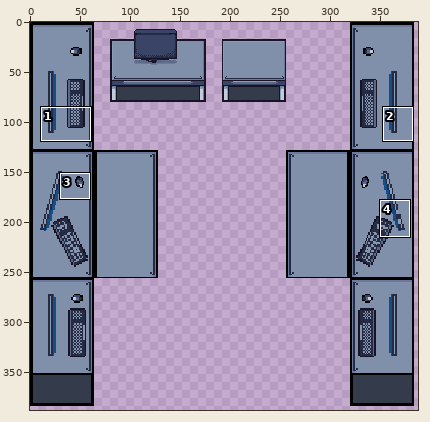
File history of a pixel-art file, assets/sprites/tilesets/side-desk.aseprite. The first picture is a wide view before the edit; the outline marks the close-up.
Close-up. The starting point:
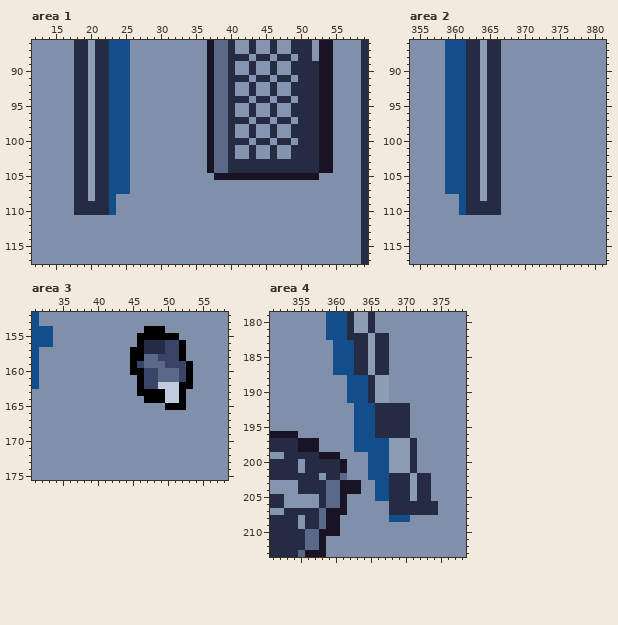
413x437 pixels, 1 frame. Colours within 5 levels of each other are drawn and written as one. Shown: area 1: x 12..59, y 86..117; area 2: x 354..381, y 86..117; area 3: x 31..58, y 152..175; area 4: x 351..378, y 179..213. The wide view leaves out empty margins. The commit also changed other parts of the picture, which this record leaves out.
After:
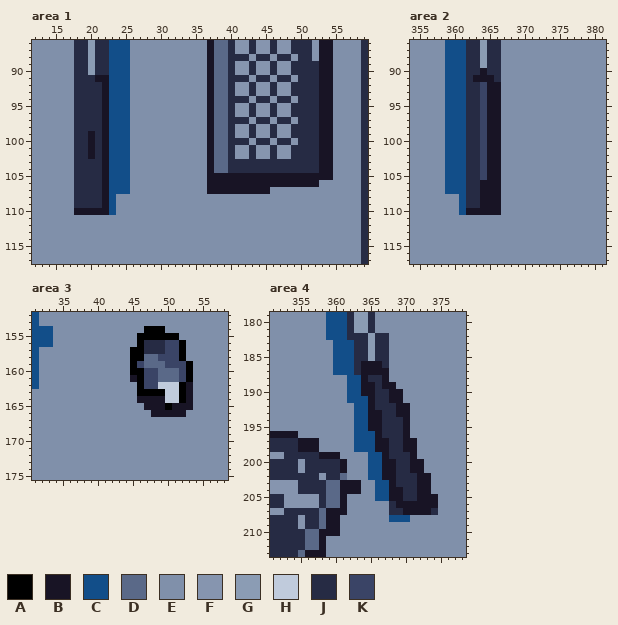
Palette (. is transparent): A #000000  B #181425  C #124e89  D #5a6988  E #8090aa  F #8695af  G #8b9cb4  H #c0cbdc  J #262b44  K #3a4466
Edits made:
--- area 1
@@ x 12..59 @@
  90 EEEEEEJJGJJCCCEEEEEEEEEEEBDDJFFJFFJFFJJJJBBEEEEJ
- 91 EEEEEEJJGJJCCCEEEEEEEEEEEBDDJJJFJJFJJFJJJBBEEEEJ
- 92 EEEEEEJJGJJCCCEEEEEEEEEEEBDDJFFJFFJFFJJJJBBEEEEJ
- 93 EEEEEEJJGJJCCCEEEEEEEEEEEBDDJFFJFFJFFJJJJBBEEEEJ
- 94 EEEEEEJJGJJCCCEEEEEEEEEEEBDDJJJFJJFJJFJJJBBEEEEJ
- 95 EEEEEEJJGJJCCCEEEEEEEEEEEBDDJFFJFFJFFJJJJBBEEEEJ
- 96 EEEEEEJJGJJCCCEEEEEEEEEEEBDDJFFJFFJFFJJJJBBEEEEJ
- 97 EEEEEEJJGJJCCCEEEEEEEEEEEBDDJJJFJJFJJFJJJBBEEEEJ
- 98 EEEEEEJJGJJCCCEEEEEEEEEEEBDDJFFJFFJFFJJJJBBEEEEJ
- 99 EEEEEEJJGJJCCCEEEEEEEEEEEBDDJFFJFFJFFJJJJBBEEEEJ
-100 EEEEEEJJGJJCCCEEEEEEEEEEEBDDJJJFJJFJJFJJJBBEEEEJ
-101 EEEEEEJJGJJCCCEEEEEEEEEEEBDDJFFJFFJFFJJJJBBEEEEJ
-102 EEEEEEJJGJJCCCEEEEEEEEEEEBDDJFFJFFJFFJJJJBBEEEEJ
-103 EEEEEEJJGJJCCCEEEEEEEEEEEBDDJJJJJJJJJJJJJBBEEEEJ
-104 EEEEEEJJGJJCCCEEEEEEEEEEEBDDJJJJJJJJJJJJJBBEEEEJ
-105 EEEEEEJJGJJCCCEEEEEEEEEEEEBBBBBBBBBBBBBBBEEEEEEJ
-106 EEEEEEJJGJJCCCEEEEEEEEEEEEEEEEEEEEEEEEEEEEEEEEEJ
-107 EEEEEEJJGJJCCCEEEEEEEEEEEEEEEEEEEEEEEEEEEEEEEEEJ
-108 EEEEEEJJGJJCEEEEEEEEEEEEEEEEEEEEEEEEEEEEEEEEEEEJ
-109 EEEEEEJJJJJCEEEEEEEEEEEEEEEEEEEEEEEEEEEEEEEEEEEJ
-110 EEEEEEJJJJJCEEEEEEEEEEEEEEEEEEEEEEEEEEEEEEEEEEEJ
+ 91 EEEEEEJJJBBCCCEEEEEEEEEEEBDDJJJFJJFJJFJJJBBEEEEJ
+ 92 EEEEEEJJJJBCCCEEEEEEEEEEEBDDJFFJFFJFFJJJJBBEEEEJ
+ 93 EEEEEEJJJJBCCCEEEEEEEEEEEBDDJFFJFFJFFJJJJBBEEEEJ
+ 94 EEEEEEJJJJBCCCEEEEEEEEEEEBDDJJJFJJFJJFJJJBBEEEEJ
+ 95 EEEEEEJJJJBCCCEEEEEEEEEEEBDDJFFJFFJFFJJJJBBEEEEJ
+ 96 EEEEEEJJJJBCCCEEEEEEEEEEEBDDJFFJFFJFFJJJJBBEEEEJ
+ 97 EEEEEEJJJJBCCCEEEEEEEEEEEBDDJJJFJJFJJFJJJBBEEEEJ
+ 98 EEEEEEJJJJBCCCEEEEEEEEEEEBDDJFFJFFJFFJJJJBBEEEEJ
+ 99 EEEEEEJJBJBCCCEEEEEEEEEEEBDDJFFJFFJFFJJJJBBEEEEJ
+100 EEEEEEJJBJBCCCEEEEEEEEEEEBDDJJJFJJFJJFJJJBBEEEEJ
+101 EEEEEEJJBJBCCCEEEEEEEEEEEBDDJFFJFFJFFJJJJBBEEEEJ
+102 EEEEEEJJBJBCCCEEEEEEEEEEEBDDJFFJFFJFFJJJJBBEEEEJ
+103 EEEEEEJJJJBCCCEEEEEEEEEEEBDDJJJJJJJJJJJJJBBEEEEJ
+104 EEEEEEJJJJBCCCEEEEEEEEEEEBDDJJJJJJJJJJJJJBBEEEEJ
+105 EEEEEEJJJJBCCCEEEEEEEEEEEBBBBBBBBBBBBBBBBBBEEEEJ
+106 EEEEEEJJJJBCCCEEEEEEEEEEEBBBBBBBBBBBBBBBBEEEEEEJ
+107 EEEEEEJJJJBCCCEEEEEEEEEEEBBBBBBBBBEEEEEEEEEEEEEJ
+108 EEEEEEJJJJBCEEEEEEEEEEEEEEEEEEEEEEEEEEEEEEEEEEEJ
+109 EEEEEEJJJJBCEEEEEEEEEEEEEEEEEEEEEEEEEEEEEEEEEEEJ
+110 EEEEEEBBBBBCEEEEEEEEEEEEEEEEEEEEEEEEEEEEEEEEEEEJ
 111 EEEEEEEEEEEEEEEEEEEEEEEEEEEEEEEEEEEEEEEEEEEEEEEJ
--- area 2
@@ x 360..368 @@
  89 CCJJGJJEE
- 90 CCJJGJJEE
- 91 CCJJGJJEE
- 92 CCJJGJJEE
- 93 CCJJGJJEE
- 94 CCJJGJJEE
- 95 CCJJGJJEE
- 96 CCJJGJJEE
- 97 CCJJGJJEE
- 98 CCJJGJJEE
- 99 CCJJGJJEE
-100 CCJJGJJEE
-101 CCJJGJJEE
-102 CCJJGJJEE
-103 CCJJGJJEE
-104 CCJJGJJEE
-105 CCJJGJJEE
-106 CCJJGJJEE
-107 CCJJGJJEE
-108 ECJJGJJEE
-109 ECJJJJJEE
-110 ECJJJJJEE
+ 90 CCJJBJJEE
+ 91 CCJBBBJEE
+ 92 CCJJKBBEE
+ 93 CCJJKBBEE
+ 94 CCJJKBBEE
+ 95 CCJJKBBEE
+ 96 CCJJKBBEE
+ 97 CCJJKBBEE
+ 98 CCJJKBBEE
+ 99 CCJJKBBEE
+100 CCJJKBBEE
+101 CCJJKBBEE
+102 CCJJKBBEE
+103 CCJJKBBEE
+104 CCJJKBBEE
+105 CCJJKBBEE
+106 CCJJBBBEE
+107 CCJJBBBEE
+108 ECJJBBBEE
+109 ECJJBBBEE
+110 ECBBBBBEE
 111 EEEEEEEEE
--- area 3
@@ x 43..55 @@
 160 EEAAKKDDDKAEE
-161 EEEAKKDDDKAEE
-162 EEEAKKHHHAAEE
-163 EEEAAAAHHAEEE
-164 EEEEAAAHHAEEE
-165 EEEEEEEAAAEEE
-166 EEEEEEEEEEEEE
+161 EEBAKKDDDKAEE
+162 EEEAKKHHHABEE
+163 EEEAAAAHHABEE
+164 EEEBBBBHHABEE
+165 EEEEBBBABBBEE
+166 EEEEEBBBBBEEE
 167 EEEEEEEEEEEEE
--- area 4
@@ x 362..376 @@
 185 CJJGJJEEEEEEEEE
-186 CJJGJJEEEEEEEEE
-187 CJJGJJEEEEEEEEE
-188 CCCJGGEEEEEEEEE
-189 CCCJGGEEEEEEEEE
-190 CCCJGGEEEEEEEEE
-191 CCCJGGEEEEEEEEE
-192 ECCCJJJJJEEEEEE
-193 ECCCJJJJJEEEEEE
-194 ECCCJJJJJEEEEEE
-195 ECCCJJJJJEEEEEE
-196 ECCCJJJJJEEEEEE
-197 ECCCCCGGGJEEEEE
-198 ECCCCCGGGJEEEEE
-199 EEECCCGGGJEEEEE
-200 EEECCCGGGJEEEEE
-201 EEECCCGGGJEEEEE
-202 EEECCCJJJGJJEEE
-203 BBEECCJJJGJJEEE
-204 BBEECCJJJGJJEEE
-205 EEEECCJJJGJJEEE
-206 EEEEEEJJJJJJJEE
-207 EEEEEEJJJJJJJEE
+186 CJBBBJEEEEEEEEE
+187 CJBBBBEEEEEEEEE
+188 CCBJJBEEEEEEEEE
+189 CCBBJBBEEEEEEEE
+190 CCBBJJBBEEEEEEE
+191 CCCBJJBBEEEEEEE
+192 ECCBJJJBBEEEEEE
+193 ECCBBJJBBEEEEEE
+194 ECCBBJJJBEEEEEE
+195 ECCBBJJJBEEEEEE
+196 ECCCBJJJBEEEEEE
+197 ECCCBBJJBBEEEEE
+198 ECCCBBJJBBEEEEE
+199 EEECCBJJJBEEEEE
+200 EEECCBBJJBBEEEE
+201 EEECCBBJJBBEEEE
+202 EEECCBBJJJBBEEE
+203 BBEECCBJJJBBEEE
+204 BBEECCBBJJBBEEE
+205 EEEECCBBJJBBBEE
+206 EEEEEEJBBBBBBEE
+207 EEEEEEJJBBBBJEE
 208 EEEEEECCCEEEEEE
Changed places in both close-ups, as pixel boxes (x1, y1, x2, y2):
changed: (74, 75, 109, 215)
changed: (207, 173, 333, 194)
changed: (466, 68, 501, 215)
changed: (130, 375, 193, 417)
changed: (361, 361, 438, 515)
